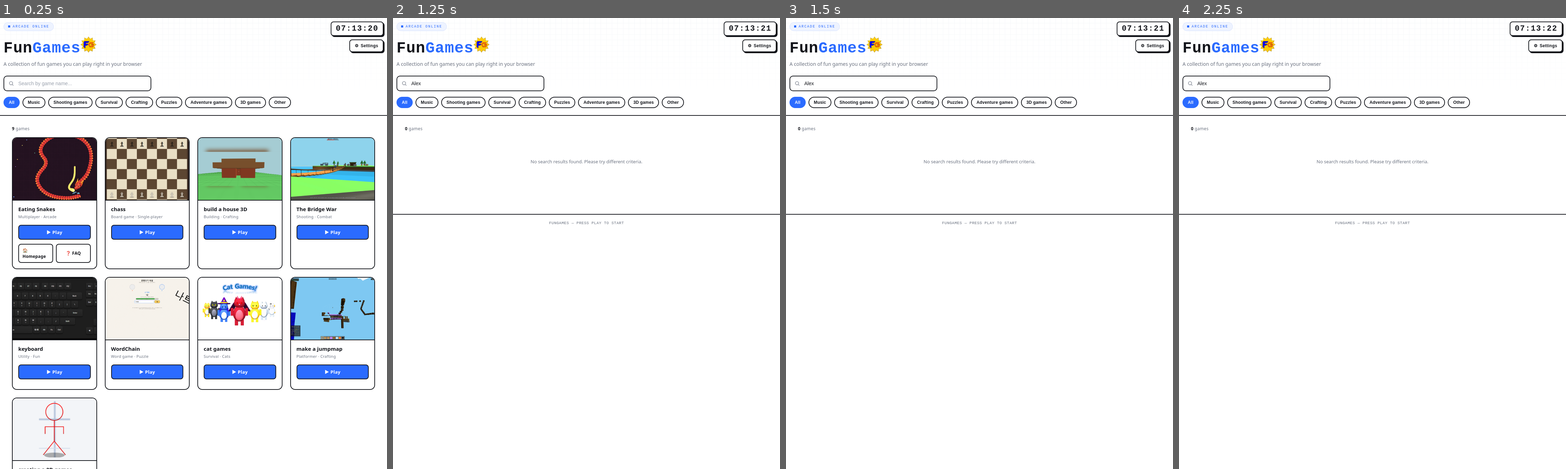
Above: before the commit, frames 1-4 (left to right).
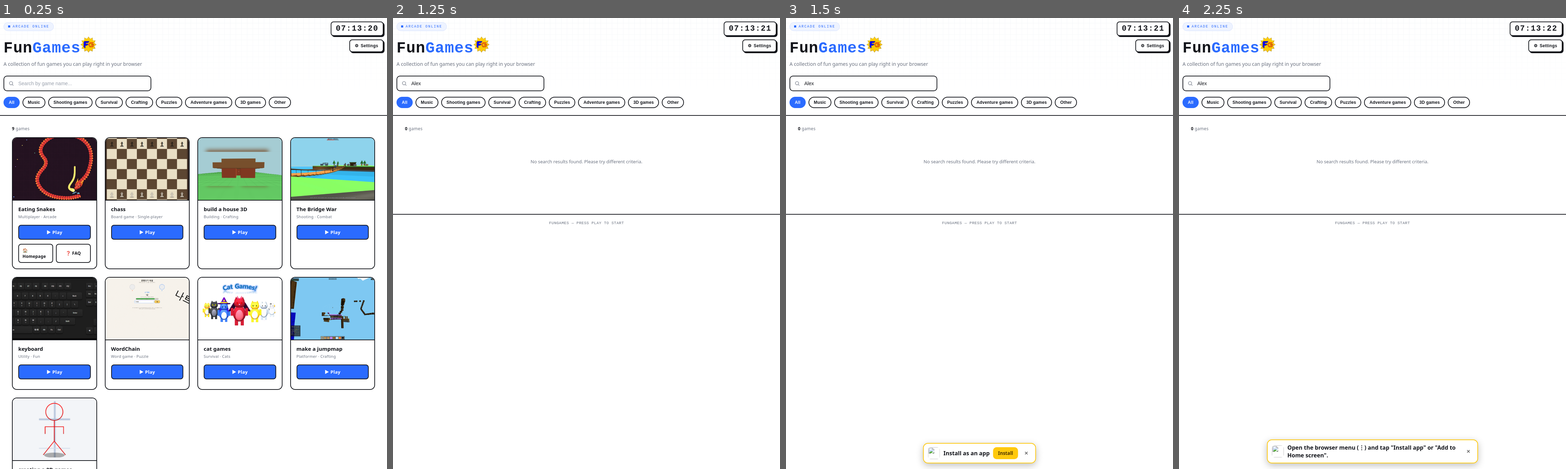
Above: after the commit, the same moments.

Repository: KangBaek-ho/fungames
Game: browser game, page index.html
Same seed, same stepped clock (60 frames per second), same inputs: the game is played once before the commit and once after it.
Inputs (mouse positions are in pixels of both pictures, inside the frame that each line leads up to):
- Up to frame 1 (0.25 s): no input
- Up to frame 2 (1.25 s): click (470, 85) at 0.27 s; type "Alex" at 0.27 s; hold D from 1.03 s (still down); click (404, 85) at 1.07 s; tap Space at 1.1 s
- Up to frame 3 (1.5 s): keep holding D
- Up to frame 4 (2.25 s): release D at 1.53 s; hold A 1.58-2.15 s; tap Space at 1.6, 2.1 s; click (1190, 81) at 1.67 s; click (1399, 450) at 2.02 s, where only the run after the commit has a clickable "Install"; hold D from 2.2 s (still down)

Frames 1-2 are identical in both runs. In frame 3, 0.6% of the frame differs, in the area x 35-65%, y 94-100%; in frame 4, 0.8%, in the area x 22-78%, y 93-100%.
Error before the commit: TypeError: Cannot read properties of null (reading 'addEventListener')

Commit message:
Update index.html

Diff:
--- a/index.html
+++ b/index.html
@@ -403,6 +403,12 @@
   </div>
 </div>
 
+<div class="installBar" id="installBar">
+  <img src="icon-192.png" alt="">
+  <span id="installBarText">앱으로 설치하기</span>
+  <button id="installBarBtn">설치</button>
+  <button class="installX" id="installBarX" aria-label="close">✕</button>
+</div>
 <script>
 "use strict";
 
@@ -1402,18 +1408,26 @@
 refreshInstallLabel();
 if(isStandalone()){ installRow.style.display = 'none'; }
 const installBar = document.getElementById('installBar');
+const installBarText = document.getElementById('installBarText');
+const installBarBtn = document.getElementById('installBarBtn');
 const hideBar = ()=>{ installBar.style.display = 'none'; };
-window.addEventListener('beforeinstallprompt', e=>{
-  e.preventDefault(); deferredInstall = e;
-  let dismissed = false; try{ dismissed = sessionStorage.getItem('fg_install_x') === '1'; }catch(err){}
-  if(!dismissed && !isStandalone()){
-    document.getElementById('installBarText').textContent = currentLang === 'en' ? 'Install as an app' : '앱으로 설치하기';
-    document.getElementById('installBarBtn').textContent = instT().btn;
-    installBar.style.display = 'flex';
-  }
-});
-document.getElementById('installBarBtn').addEventListener('click', ()=>{ hideBar(); installBtn.click(); });
-document.getElementById('installBarX').addEventListener('click', ()=>{ hideBar(); try{ sessionStorage.setItem('fg_install_x','1'); }catch(e){} });
+let barDismissed = false; try{ barDismissed = sessionStorage.getItem('fg_install_x') === '1'; }catch(err){}
+function showBar(){
+  if(barDismissed || isStandalone()) return;
+  installBarText.textContent = currentLang === 'en' ? 'Install as an app' : '앱으로 설치하기';
+  installBarBtn.textContent = instT().btn;
+  installBarBtn.style.display = '';
+  installBar.style.display = 'flex';
+}
+window.addEventListener('beforeinstallprompt', e=>{ e.preventDefault(); deferredInstall = e; showBar(); });
+// 브라우저가 설치 창 신호를 안 줘도(아이폰 등) 안내 바는 항상 보여줘요.
+setTimeout(showBar, 1500);
+installBarBtn.addEventListener('click', async ()=>{
+  if(deferredInstall){ hideBar(); installBtn.click(); return; }
+  installBarText.textContent = isIOS ? instT().ios : instT().other;
+  installBarBtn.style.display = 'none';
+});
+document.getElementById('installBarX').addEventListener('click', ()=>{ barDismissed = true; hideBar(); try{ sessionStorage.setItem('fg_install_x','1'); }catch(e){} });
 window.addEventListener('appinstalled', ()=>{ deferredInstall = null; hideBar(); installMsg.textContent = instT().done; });
 installBtn.addEventListener('click', async ()=>{
   if(deferredInstall){
@@ -1426,11 +1440,5 @@
 });
 </script>
 
-<div class="installBar" id="installBar">
-  <img src="icon-192.png" alt="">
-  <span id="installBarText">앱으로 설치하기</span>
-  <button id="installBarBtn">설치</button>
-  <button class="installX" id="installBarX" aria-label="close">✕</button>
-</div>
 </body>
 </html>
